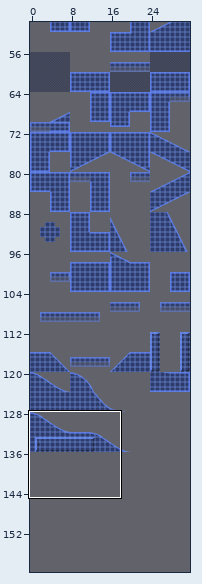
Tiled map -- assets/levels/R0/tilemap128.tmx. The first picture is a wide view before the edit; the outline marks the close-up.
Close-up. Old version:
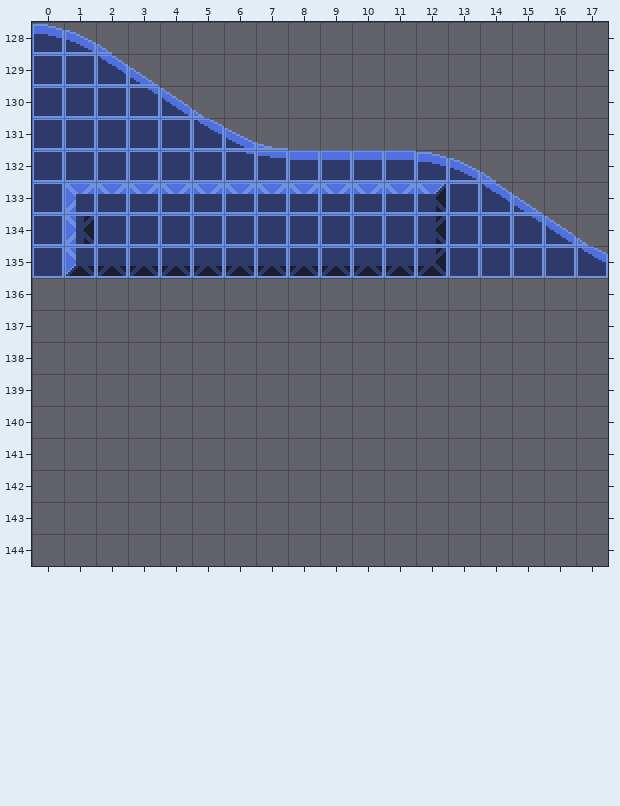
Cells are 16x16 px. Shown: x 0..17, y 128..144. The commit also changed other parts of the map, which this record leaves out. The old version is drawn lined up with the new one.
Once edited:
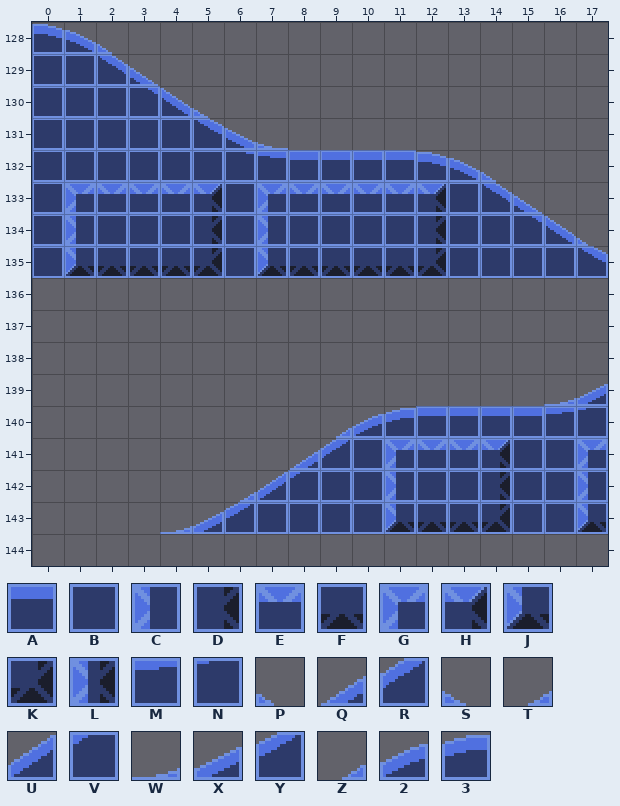
Key: from "16x16": A 2, B 10, C 12, D 13, E 50, F 51, G 52, H 53, J 54, K 55, L 60, M 95, N 96, P 99, Q 105, R 106, S 109, T 110, U 111, V 112, W 116, X 117, Y 118, Z 259, 2 260, 3 261.
_ is an empty cell, . an unchanged one.
Diff:
map size 32x136 -> 32x160 cells
--- layer "solid"
@@ x 5..5 @@
-130 P
+130 S
@@ x 1..7 @@
-133 ....EEE
-134 L...B.B
-135 ....FFF
+133 ....HBG
+134 C...D.C
+135 ....KBJ
@@ x 4..17 @@
-139 ............__
-140 ....._________
-141 ....__________
-142 ..____________
-143 ______________
+139 ............WX
+140 .....Z23AAAAMN
+141 ....QRBGEEHBBG
+142 ..TUVBBCBBDBBC
+143 WXYBBBBJFFKBBJ
